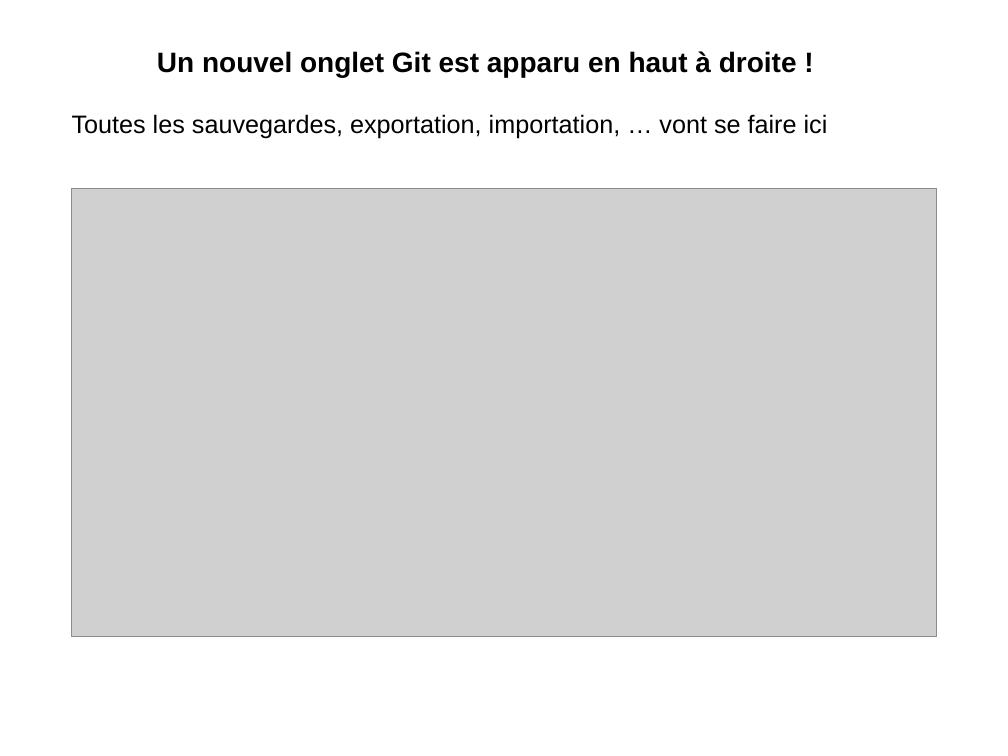
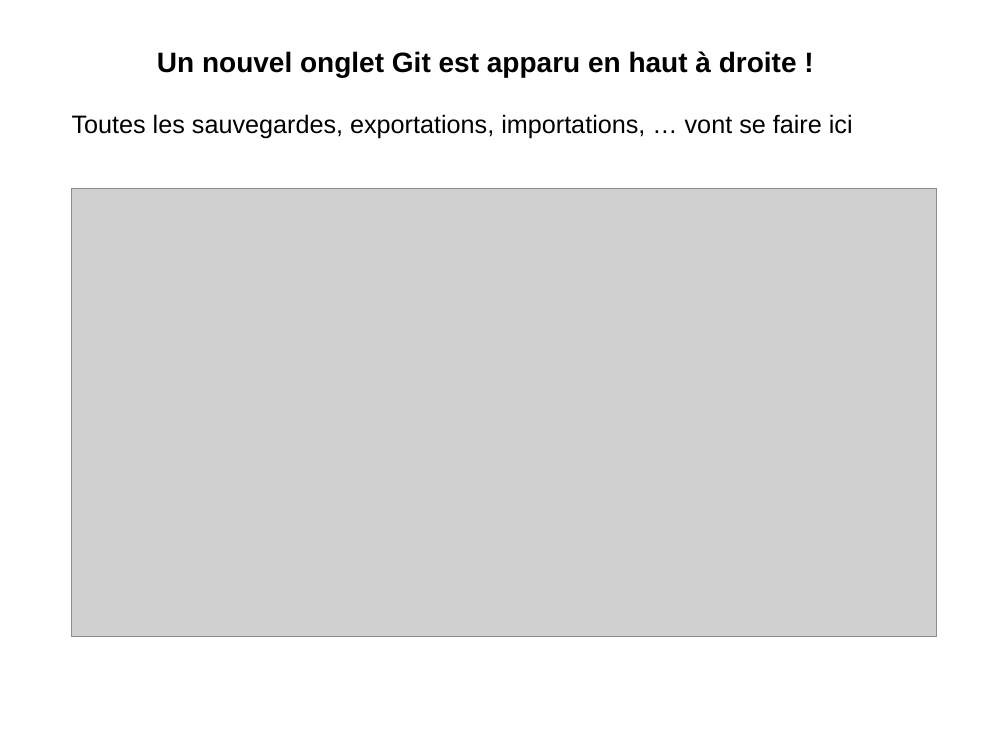
Before and after one commit to Heuclin/Git-sur-Rstudio, a slide deck: slide 13 of Présentation_gitlab_Rstudio.pptx. Drawn at 1008x756 pixels with LibreOffice and Linux fonts; fonts in the diff are those of the drawing; grey boxes stand for pictures; background and template pictures are left out. Boxes give left, top, right and bottom in pixels: in the first picture for what was removed or moved away, otherwise in the second. Text is boxed around its words. In the diff, an @@ line names an element or a change of style, - is before the commit and + after.

```diff
--- a/Présentation_gitlab_Rstudio.pptx
+++ b/Présentation_gitlab_Rstudio.pptx
@@ text at <box>72,114,853,138</box>: text changed @@
-Toutes les sauvegardes, exportation, importation, … vont se faire ici
+Toutes les sauvegardes, exportations, importations, … vont se faire ici
```
Also in this commit, not shown: 6 other slides changed, 3 slides added, 1 slide removed, 1 other file.
